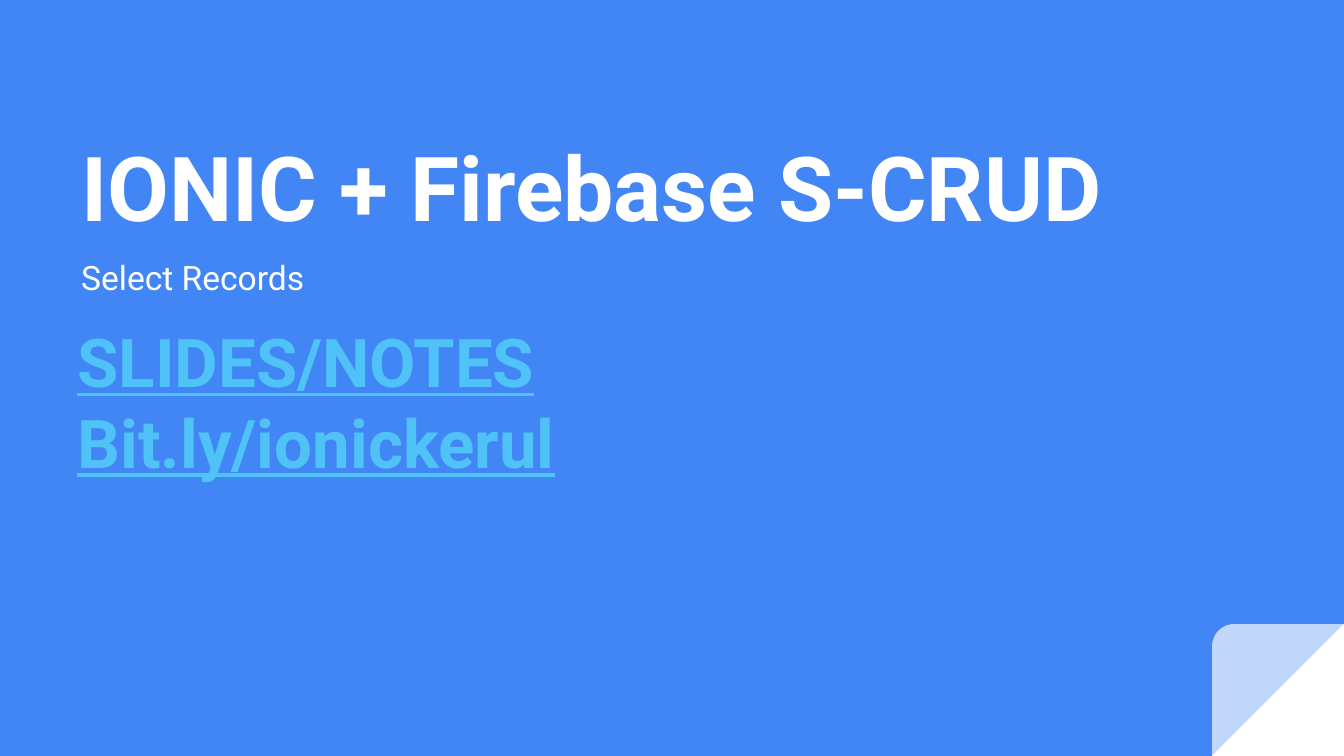
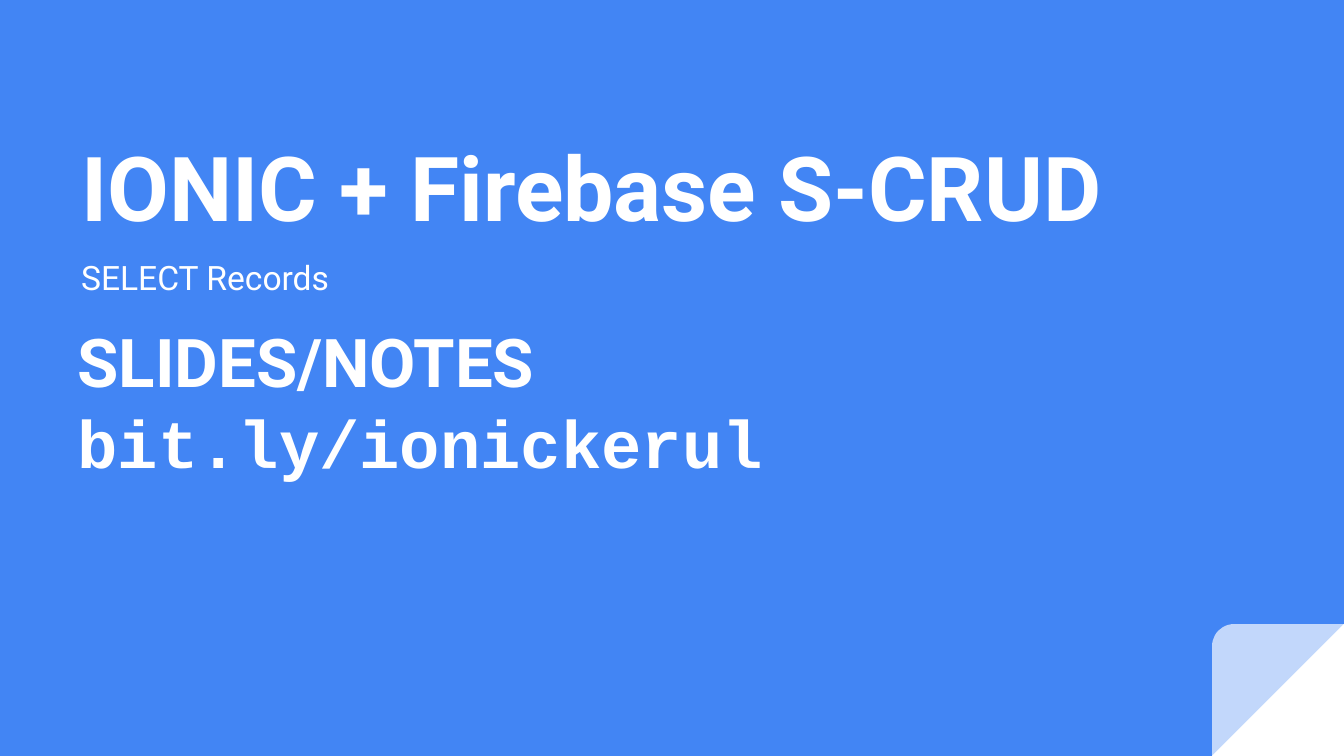
Before and after one commit to khirulnizam/ionmasjid, a slide deck: slide 1 of Ionic Day4 Ionic plus FIREBASE Select-Search.pptx. Drawn at 1344x756 pixels with LibreOffice and Linux fonts; fonts in the diff are those of the drawing. Boxes give left, top, right and bottom in pixels: in the first picture for what was removed or moved away, otherwise in the second. Text is boxed around its words. In the diff, an @@ line names an element or a change of style, - is before the commit and + after.

Commit message:
Update record process

```diff
--- a/Ionic Day4 Ionic plus FIREBASE Select-Search.pptx
+++ b/Ionic Day4 Ionic plus FIREBASE Select-Search.pptx
@@ subtitle at (81, 265, 329, 291): text changed @@
-Select Records
+SELECT Records
@@ text at (77, 338, 534, 391): text colour #4FC3F7 to #FFFFFF, underline off in "SLIDES/NOTES" @@
@@ text at (77, 419, 762, 482): text changed; font Roboto to Courier New; text colour #4FC3F7 to #FFFFFF @@
-Bit.ly/ionickerul
+bit.ly/ionickerul
```
Also in this commit, not shown: 1 other slide changed, 1 slide added, 16 other files.
